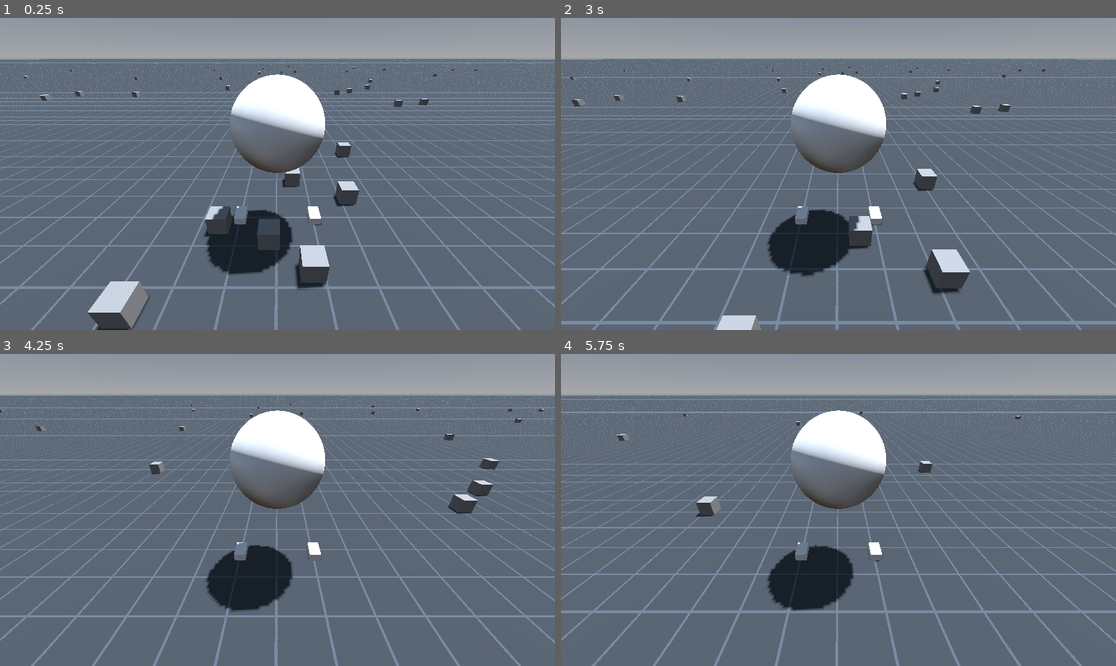
Above: before the commit, frames 1-4 (two rows, left to right).
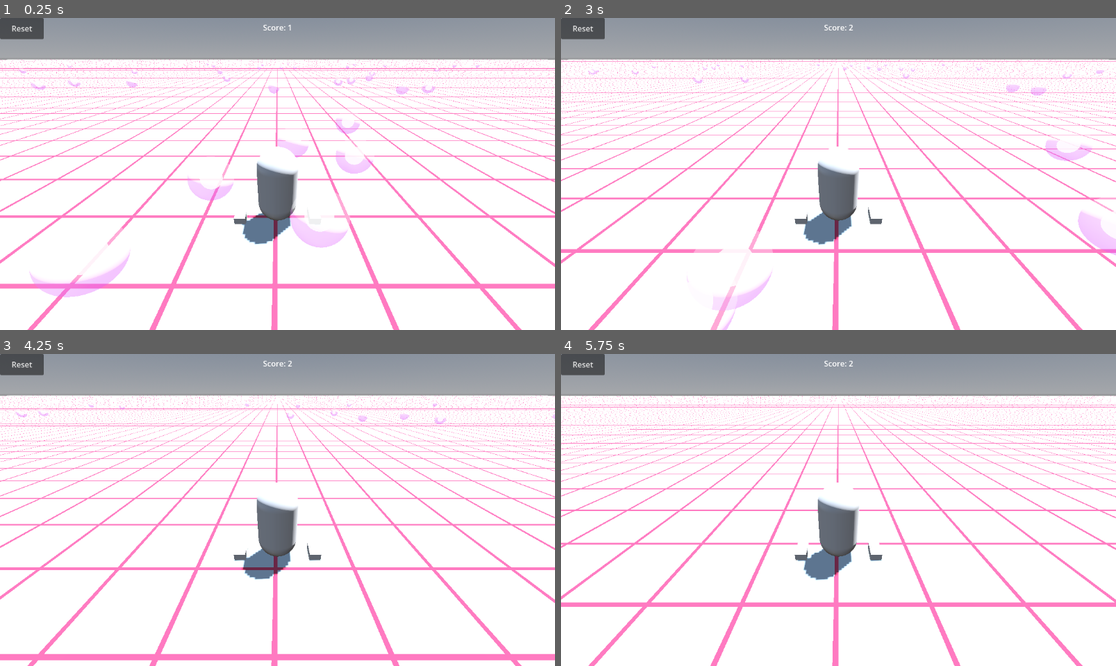
Above: after the commit, the same moments.

Repository: Jerbaloot/ManualSkates
Game: Godot game, scene res://main.tscn
The game is run twice, just before and just after one commit, with the same random seed, the same clock (stepped at 60 frames per second) and the same inputs. Before the commit the project starts from res://InputTest.tscn.
Inputs (mouse positions are in pixels of both pictures, inside the frame that each line leads up to):
- Up to frame 1 (0.25 s): no input
- Up to frame 2 (3 s): click (583, 27) at 0.5 s, where only the run after the commit has a clickable "Reset"; move the mouse to (960, 158) at 1.27 s; click (960, 158) at 1.42 s; tap Enter at 2 s; drag from (727, 189) to (810, 236) at 2.02 s; tap Space at 2.75 s; move the mouse to (894, 105) at 2.77 s; click (894, 105) at 2.92 s
- Up to frame 3 (4.25 s): drag from (249, 572) to (111, 463) at 3.52 s
- Up to frame 4 (5.75 s): move the mouse to (1005, 556) at 4.27 s; click (1005, 556) at 4.42 s; tap Space at 4.52 s; drag from (672, 463) to (755, 432) at 5.02 s

The runs differ from the first frame. In frame 1, 85% of the frame differs, in the area x 0-100%, y 0-100%; in frame 2, 85%; in frame 3, 85%; in frame 4, 85%.

Commit message:
Gamified
I made a scorekeeper that tracks when you collide with points

Diff:
--- a/CubeSpawner.gd
+++ b/CubeSpawner.gd
@@ -2,6 +2,8 @@
 
 @export_range(0,100) var amount : int = 10
 @export_range(0,100) var spawn_radius : float = 10
+
+@onready var point_scene = preload("res://Point.tscn")
 
 func _ready():
 	spawn_a_bunch_of_cubes()
@@ -9,9 +11,14 @@
 
 func spawn_a_bunch_of_cubes():
 	for i in range(amount):
-		var new_cube = MeshInstance3D.new()
-		new_cube.mesh = BoxMesh.new()
-		(new_cube.mesh as BoxMesh).size = Vector3(0.5,0.5,0.5)
-		add_child(new_cube)
-		new_cube.position = Vector3(randf()-.5,0,randf()-.5).normalized()*randf_range(0,spawn_radius)
-		new_cube.position += Vector3.UP*.25
+		print('lol')
+		var new_point = point_scene.instantiate()
+		print(new_point)
+		add_child(new_point)
+		new_point.position = Vector3(randf()-.5,0,randf()-.5).normalized()*randf_range(0,spawn_radius)
+		new_point.position += Vector3.UP*1.5
+
+func respawn():
+	for child in get_children():
+		child.queue_free()
+	spawn_a_bunch_of_cubes()
--- /dev/null
+++ b/Point.gd
@@ -0,0 +1,7 @@
+extends Area3D
+
+
+
+func _on_body_entered(body):
+	ScoreKeeper.score += 1
+	queue_free()
--- /dev/null
+++ b/Point.tscn
@@ -0,0 +1,45 @@
+[gd_scene load_steps=7 format=3 uid="uid://bue4na8ax64kt"]
+
+[ext_resource type="Script" path="res://Point.gd" id="1_512s3"]
+
+[sub_resource type="StandardMaterial3D" id="StandardMaterial3D_r6776"]
+transparency = 1
+albedo_color = Color(1, 1, 1, 0.352941)
+emission_enabled = true
+emission = Color(0.843137, 0.262745, 1, 1)
+
+[sub_resource type="SphereMesh" id="SphereMesh_nsxgm"]
+
+[sub_resource type="StandardMaterial3D" id="StandardMaterial3D_oynjv"]
+transparency = 1
+albedo_color = Color(0.184314, 0, 1, 0.847059)
+emission_enabled = true
+emission = Color(0.843137, 0.262745, 1, 1)
+emission_energy_multiplier = 16.0
+
+[sub_resource type="SphereMesh" id="SphereMesh_luj0b"]
+radius = 0.25
+height = 0.5
+
+[sub_resource type="CylinderShape3D" id="CylinderShape3D_4fo0w"]
+radius = 0.845207
+
+[node name="Point" type="Area3D"]
+script = ExtResource("1_512s3")
+
+[node name="Node3D" type="Node3D" parent="."]
+
+[node name="MeshInstance3D" type="MeshInstance3D" parent="Node3D"]
+material_override = SubResource("StandardMaterial3D_r6776")
+mesh = SubResource("SphereMesh_nsxgm")
+skeleton = NodePath("../..")
+
+[node name="MeshInstance3D2" type="MeshInstance3D" parent="Node3D"]
+material_override = SubResource("StandardMaterial3D_oynjv")
+mesh = SubResource("SphereMesh_luj0b")
+skeleton = NodePath("../..")
+
+[node name="CollisionShape3D" type="CollisionShape3D" parent="."]
+shape = SubResource("CylinderShape3D_4fo0w")
+
+[connection signal="body_entered" from="." to="." method="_on_body_entered"]
--- a/InputTest.gd
+++ b/SandBox.gd
@@ -1,6 +1,4 @@
 extends Node3D
-
-
 
 func _process(delta):
 	var vel_raycast : RayCast3D = $RayCast3D
@@ -30,3 +28,10 @@
 		var raycast = facing_raycasts[skate]
 		raycast.position = (skate as Skater.Skate).skate_object.global_position
 		raycast.target_position = facing_direction*10
+
+
+func _on_reset_pressed():
+	$CubeSpawner.respawn()
+	ScoreKeeper.score = 0
+	$Skater.position = Vector3.ZERO
+	$Skater.velocity = Vector3.ZERO
--- a/InputTest.tscn
+++ b/SandBox.tscn
@@ -1,9 +1,9 @@
-[gd_scene load_steps=15 format=3 uid="uid://crckqbi7vprv4"]
+[gd_scene load_steps=15 format=3 uid="uid://bmexvxvlqn3a3"]
 
-[ext_resource type="Script" path="res://InputTest.gd" id="1_aedyb"]
-[ext_resource type="Script" path="res://Skater.gd" id="2_u5oce"]
-[ext_resource type="Shader" path="res://Grid.gdshader" id="3_f53of"]
-[ext_resource type="Script" path="res://CubeSpawner.gd" id="4_2ss3u"]
+[ext_resource type="Script" path="res://SandBox.gd" id="1_f374d"]
+[ext_resource type="Script" path="res://Skater.gd" id="2_phgun"]
+[ext_resource type="Shader" path="res://Grid.gdshader" id="3_6t7dn"]
+[ext_resource type="Script" path="res://CubeSpawner.gd" id="4_pjlsv"]
 
 [sub_resource type="CapsuleShape3D" id="CapsuleShape3D_jrrpi"]
 
@@ -12,16 +12,14 @@
 [sub_resource type="BoxMesh" id="BoxMesh_r7677"]
 size = Vector3(0.3, 0.2, 0.5)
 
-[sub_resource type="SphereMesh" id="SphereMesh_ld7d4"]
-radius = 1.0
-height = 2.0
+[sub_resource type="CapsuleMesh" id="CapsuleMesh_5snka"]
 
 [sub_resource type="ShaderMaterial" id="ShaderMaterial_b5r6n"]
 render_priority = 0
-shader = ExtResource("3_f53of")
-shader_parameter/density = 1000.0
-shader_parameter/line_color = Color(0.337255, 0.368627, 0.403922, 1)
-shader_parameter/plane_color = Color(0.243137, 0.262745, 0.282353, 1)
+shader = ExtResource("3_6t7dn")
+shader_parameter/density = 500.0
+shader_parameter/line_color = Color(1, 0.321569, 0.486275, 1)
+shader_parameter/plane_color = Color(0.890196, 0.960784, 1, 1)
 
 [sub_resource type="PlaneMesh" id="PlaneMesh_c1v5e"]
 size = Vector2(1000, 1000)
@@ -38,11 +36,11 @@
 background_mode = 2
 sky = SubResource("Sky_p2guf")
 
-[node name="Node3D" type="Node3D"]
-script = ExtResource("1_aedyb")
+[node name="SandBox" type="Node3D"]
+script = ExtResource("1_f374d")
 
 [node name="Skater" type="CharacterBody3D" parent="."]
-script = ExtResource("2_u5oce")
+script = ExtResource("2_phgun")
 mass = 100.0
 
 [node name="CollisionShape3D" type="CollisionShape3D" parent="Skater"]
@@ -64,9 +62,9 @@
 current = true
 
 [node name="Body" type="MeshInstance3D" parent="Skater"]
-transform = Transform3D(1, 0, 0, 0, 1, 0, 0, 0, 1, 0, 2.58729, 0)
+transform = Transform3D(1, 0, 0, 0, 1, 0, 0, 0, 1, 0, 1.08061, 0)
 material_override = SubResource("StandardMaterial3D_kfme0")
-mesh = SubResource("SphereMesh_ld7d4")
+mesh = SubResource("CapsuleMesh_5snka")
 
 [node name="Plane" type="MeshInstance3D" parent="."]
 material_override = SubResource("ShaderMaterial_b5r6n")
--- /dev/null
+++ b/ScoreLabel.gd
@@ -0,0 +1,8 @@
+extends Label
+
+func _ready():
+	ScoreKeeper.score_changed.connect(update_label)
+	update_label()
+
+func update_label():
+	text = "Score: " + str(ScoreKeeper.score)
--- a/Skater.gd
+++ b/Skater.gd
@@ -32,16 +32,16 @@
 		return perpendicular_change
 
 	func get_rolling_friction(velocity : Vector3, facing_direction : Vector3):
+		return Vector3.ZERO
 		if raised: return Vector3.ZERO
-		var global_basis = skate_object.global_transform.basis
-		var parallel_velocity = skate_object.transform.basis.z * velocity.dot(skate_object.transform.basis.z)
-		return -parallel_velocity.normalized()*parallel_velocity.length_squared()*.1
+		var parallel_velocity = facing_direction * velocity.dot(facing_direction)
+		return parallel_velocity.normalized()*parallel_velocity.length_squared()*.1
 
 	func get_sliding_friction(velocity : Vector3, facing_direction : Vector3):
 		if raised: return Vector3.ZERO
-		var parallel_velocity = skate_object.transform.basis.z * velocity.dot(skate_object.transform.basis.z)
+		var parallel_velocity = facing_direction * velocity.dot(facing_direction)
 		var perpendicular_velocity = velocity-parallel_velocity
-		return -perpendicular_velocity.normalized()*perpendicular_velocity.length_squared()*50
+		return perpendicular_velocity.normalized()*perpendicular_velocity.length_squared()*50
 
 	func raise(amount = .2):
 		skate_object.position.y += amount
@@ -147,7 +147,7 @@
 
 	var offsets = move_and_get_offset()
 	for skate in offsets:
-		offsets[skate] = (offsets[skate] as Vector3).rotated(Vector3.UP,rotation.y)
+		offsets[skate] = -(offsets[skate] as Vector3).rotated(Vector3.UP,rotation.y)
 
 
 	var global_velocity = velocity.rotated(Vector3.UP, rotation.y+PI)
@@ -183,7 +183,7 @@
 	for skate in skates:
 		var r = skate.skate_object.position
 		var skate_torque = r.cross(friction[skate])
-		torque -= skate_torque
+		torque += skate_torque
 
 	var angular_acceleration = torque.dot(Vector3.UP)/moment/10
 
@@ -192,7 +192,11 @@
 
 func apply_linear_motion(friction : Dictionary, delta : float):
 	var drag_forces : Vector3 = (friction[right_skate] as Vector3) + (friction[left_skate] as Vector3)
-	var acceleration : Vector3 = drag_forces/self.mass
+	var air_drag : Vector3 = -velocity.normalized()*velocity.length_squared()*.50
+	var gravity = Vector3.DOWN*10.0
+	var total_force = drag_forces + air_drag + gravity
+	var acceleration : Vector3 = total_force/self.mass
+	acceleration = clamp_magnitude(acceleration,1000)
 	velocity += acceleration*delta
 	move_and_slide()
 
--- /dev/null
+++ b/main.tscn
@@ -0,0 +1,50 @@
+[gd_scene load_steps=3 format=3 uid="uid://bii1vy78qbvgs"]
+
+[ext_resource type="PackedScene" uid="uid://bmexvxvlqn3a3" path="res://SandBox.tscn" id="1_er7cq"]
+[ext_resource type="Script" path="res://ScoreLabel.gd" id="2_rpakb"]
+
+[node name="Main" type="Control"]
+layout_mode = 3
+anchors_preset = 15
+anchor_right = 1.0
+anchor_bottom = 1.0
+grow_horizontal = 2
+grow_vertical = 2
+
+[node name="SubViewportContainer" type="SubViewportContainer" parent="."]
+layout_mode = 1
+anchors_preset = 15
+anchor_right = 1.0
+anchor_bottom = 1.0
+grow_horizontal = 2
+grow_vertical = 2
+stretch = true
+
+[node name="SubViewport" type="SubViewport" parent="SubViewportContainer"]
+handle_input_locally = false
+size = Vector2i(1152, 648)
+render_target_update_mode = 4
+
+[node name="SandBox" parent="SubViewportContainer/SubViewport" instance=ExtResource("1_er7cq")]
+
+[node name="CenterContainer" type="CenterContainer" parent="."]
+layout_mode = 1
+anchors_preset = 5
+anchor_left = 0.5
+anchor_right = 0.5
+offset_left = -20.0
+offset_right = 20.0
+offset_bottom = 40.0
+grow_horizontal = 2
+
+[node name="ScoreLabel" type="Label" parent="CenterContainer"]
+layout_mode = 2
+script = ExtResource("2_rpakb")
+
+[node name="Button" type="Button" parent="."]
+layout_mode = 0
+offset_right = 91.0
+offset_bottom = 44.0
+text = "Reset"
+
+[connection signal="pressed" from="Button" to="SubViewportContainer/SubViewport/SandBox" method="_on_reset_pressed"]
--- a/project.godot
+++ b/project.godot
@@ -11,11 +11,15 @@
 [application]
 
 config/name="Manual Skates"
-run/main_scene="res://InputTest.tscn"
+run/main_scene="res://main.tscn"
 config/features=PackedStringArray("4.0", "Forward Plus")
 config/icon="res://icon.svg"
 
+[autoload]
+
+ScoreKeeper="*res://score_keeper.gd"
+
 [physics]
 
-common/physics_ticks_per_second=200
-common/max_physics_steps_per_frame=20
+common/physics_ticks_per_second=400
+common/max_physics_steps_per_frame=100
--- /dev/null
+++ b/score_keeper.gd
@@ -0,0 +1,8 @@
+extends Node
+
+var score : int = 0 :
+	set(value):
+		score = value
+		score_changed.emit()
+
+signal score_changed
Not shown: 1 places in SandBox.tscn that only renumber resources
